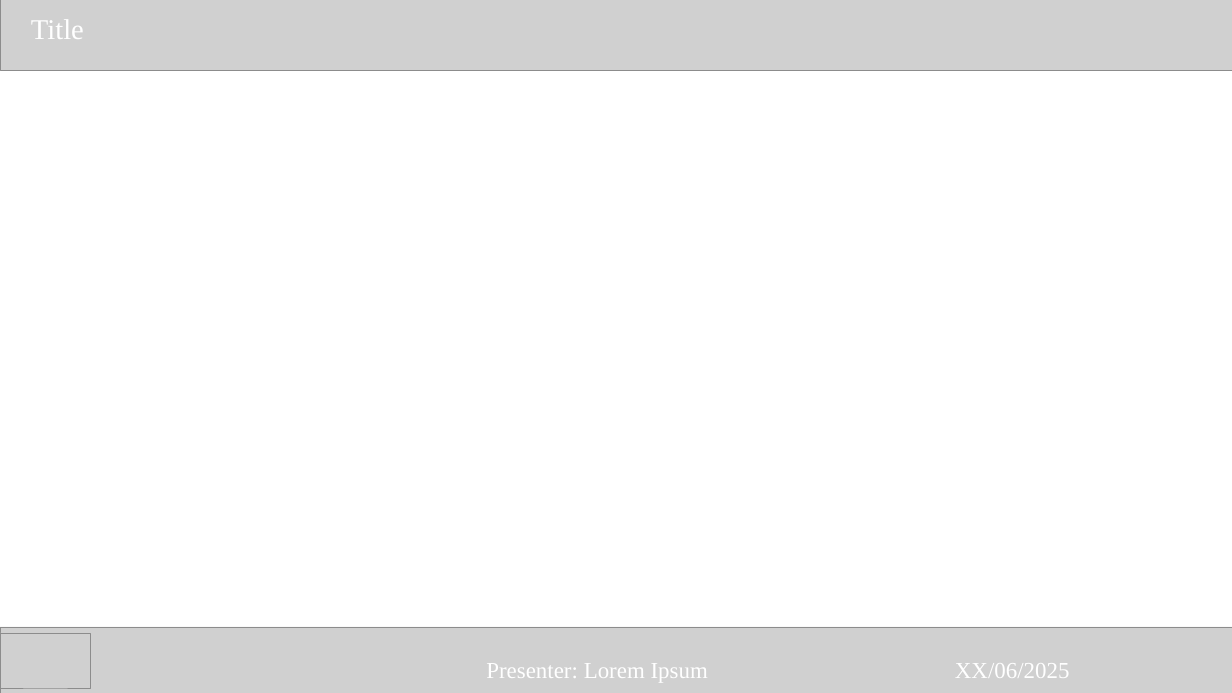
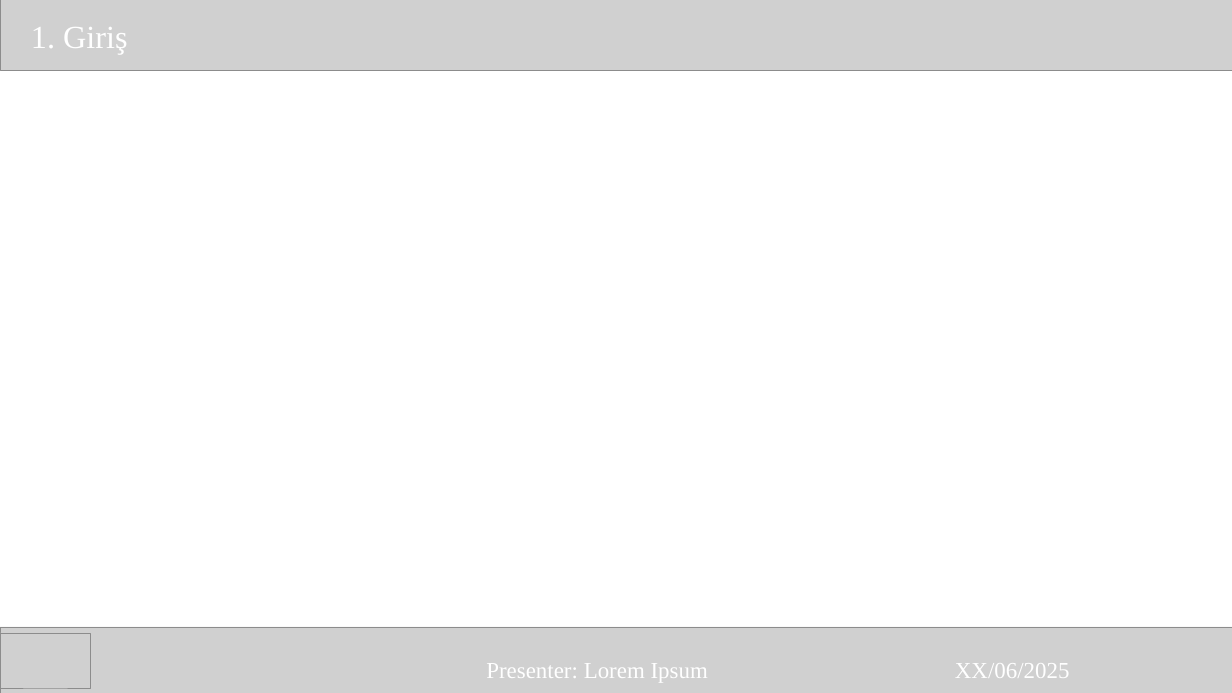
Before and after one commit to MrSkyGodz/KOM-511-Adaptive-Control, a slide deck: slide 3 of FinalProject/presentation_v0.pptx (slide 5 before the commit). Drawn at 1232x693 pixels with LibreOffice and Linux fonts; fonts in the diff are those of the drawing; grey boxes stand for pictures. Boxes give left, top, right and bottom in pixels: in the first picture for what was removed or moved away, otherwise in the second. Text is boxed around its words. In the diff, an @@ line names an element or a change of style, - is before the commit and + after.

```diff
--- a/FinalProject/presentation_v0.pptx
+++ b/FinalProject/presentation_v0.pptx
@@ text removed at bbox=[31, 19, 84, 39] @@
-  Title
@@ text added at bbox=[31, 27, 127, 54], 45 pt, text #FFFFFF @@
+  1. Giriş
```
Also in this commit, not shown: 6 other slides changed, 4 slides added, 1 slide removed.
